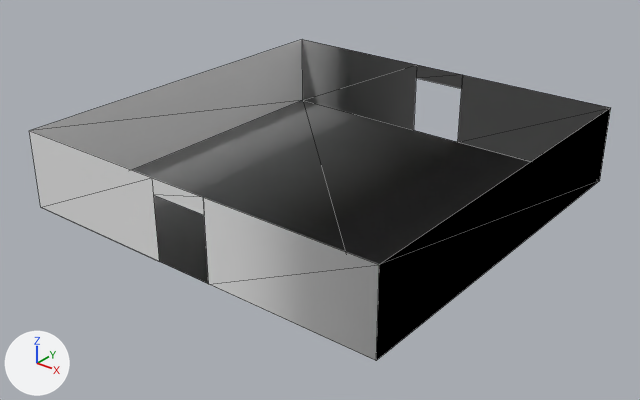
A saved change to the OBJ model assets/rooms/room_6.obj.
Before and after are seen from a 50 mm camera at (1.243, -1.59, 0.959) aimed at (0.011, -0.051, 0.004). Arrows for +X, +Y and +Z are at lower left; the lights stay in place. The picture after the commit comes second. Mesh edges are drawn as thin lines. Where no turn or scale is listed for an object, it has been applied to the vertices. Vertices at exactly the same position are counted once.

The older version as bpy lines, for what is in view:
```python
me_room_6 = bpy.data.meshes.new('room_6')
me_room_6.from_pydata(...)  # 20 vertices, 18 faces; spans x -0.5..0.5, y -0.5..0.5, z 0.0..0.2
# faces by material slot: [2, 16]
me_room_6.materials.append(mat_floor)  # white #e7e7e7
me_room_6.materials.append(mat_interior)  # white #e7e7e7
ob_room_6 = bpy.data.objects.new('room_6', me_room_6)
ob_room_6.location = (0.0, 0.0, 0.0)
```
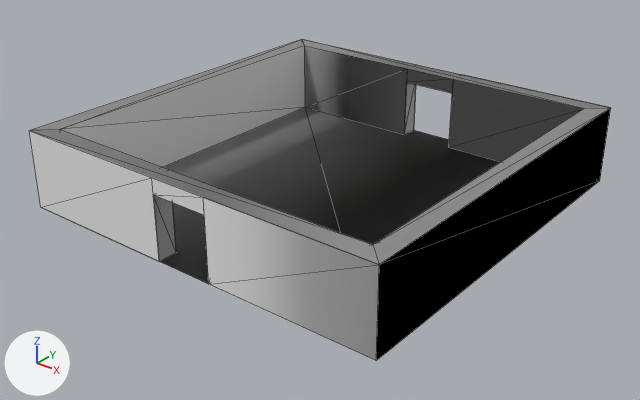
The change, as JSON lines over the scene's bpy script:
```json
{"op": "add", "block": "mat_exterior", "code": ["mat_exterior = principled_material('exterior')", "mat_exterior.base_color = (0.8, 0.8, 0.8)  # white #e7e7e7", "mat_exterior.roughness = 1.0"]}
{"block": "me_room_6", "where": "# used by ob_room_6; location = (0.0, 0.0, 0.0)"}
{"op": "remove", "block": "me_room_6", "code": "me_room_6.from_pydata(...)  # 20 vertices, 18 faces; spans x -0.5..0.5, y -0.5..0.5, z 0.0..0.2"}
{"op": "add", "block": "me_room_6", "code": "me_room_6.from_pydata(...)  # 40 vertices, 54 faces; spans x -0.5..0.5, y -0.5..0.5, z 0.0..0.2"}
{"block": "me_room_6", "change": "me_room_6 part 1"}
{"block": "me_room_6", "change": "20 vertices are added at x -0.45..0.45, y -0.45..0.45, z 0.0..0.2"}
{"block": "me_room_6", "change": "28 new faces join them, mat_interior (white #e7e7e7)"}
{"block": "me_room_6", "change": "8 new faces join them, mat_exterior (white #e7e7e7)"}
{"op": "add", "block": "me_room_6", "code": "me_room_6.materials.append(mat_exterior)  # white #e7e7e7"}
```

Boxes [x1, y1, x2, y2] around the edits, measured in the pictures (640 x 400 px):
```json
{"part": 1, "of": "me_room_6", "change": "added", "after": [29, 39, 610, 264]}
```
